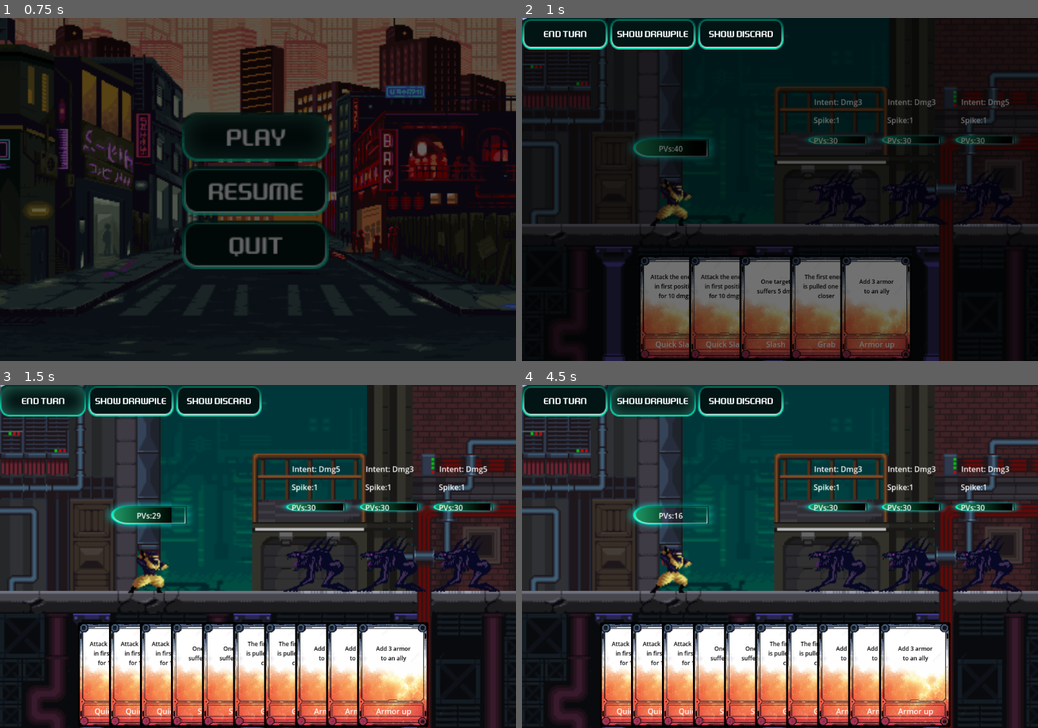
Above: before the commit, frames 1-4 (two rows, left to right).
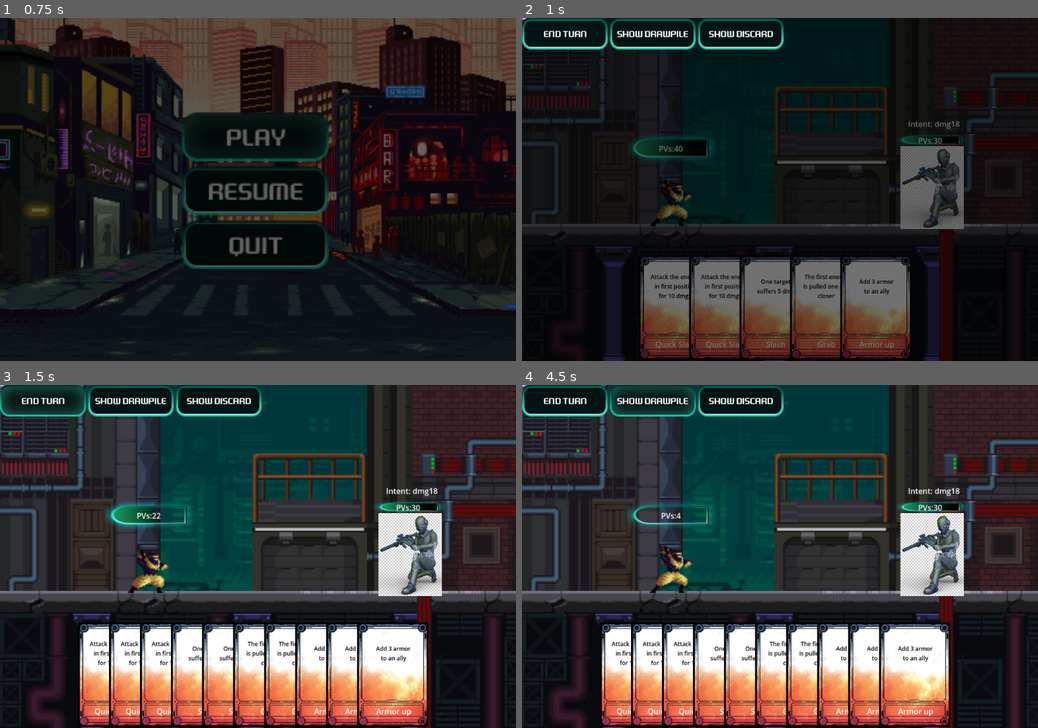
Above: after the commit, the same moments.

Repository: Azhrilla/SlayTheDungeon
Game: Godot game, scene res://UI/main_menu.tscn
Same seed, same stepped clock (60 frames per second), same inputs: the game is played once before the commit and once after it.
Inputs:
- Up to frame 1 (0.75 s): click "Play" at 0.5 s
- Up to frame 2 (1 s): no input
- Up to frame 3 (1.5 s): click "End Turn" at 1.25 s
- Up to frame 4 (4.5 s): click "Show DrawPile" at 2 s; click "Show Discard" at 2.75 s; click "End Turn" at 3.5 s; click "Show DrawPile" at 4.25 s

Frame 1 is identical in both runs. In frame 2, 4.0% of the frame differs, in the area x 55-97%, y 23-62%; in frame 3, 6.3%; in frame 4, 6.5%, in the area x 21-97%, y 23-62%.

Commit message:
Misc 2
fogotten files

Diff:
--- a/Game/play_level.gd
+++ b/Game/play_level.gd
@@ -12,7 +12,7 @@
 		m_enemies.append(newEnemy)
 		$Enemies.add_child(newEnemy)
 		newEnemy.connect("OnDeath", onEnemyDeath)
-		positionEnemy += (1 as Globals.target)
+		positionEnemy = positionEnemy as int + 1
 
 func createCards():
 	for cardName in Globals.m_cards:
--- a/UI/ui_level.tscn
+++ b/UI/ui_level.tscn
@@ -164,9 +164,9 @@
 
 [node name="Enemies" type="Control" parent="."]
 layout_mode = 3
-anchor_left = 0.58
+anchor_left = 0.476
 anchor_top = 0.43
-anchor_right = 0.58
+anchor_right = 0.476
 anchor_bottom = 0.43
 offset_left = -40.0
 offset_top = -20.0
--- a/globals.gd
+++ b/globals.gd
@@ -12,6 +12,7 @@
 var m_cards:Array[String] = ["QuickSlash","QuickSlash","QuickSlash","Slash","Slash","Grab","Grab","Defense","Defense","Defense"]
 
 
-var m_lvl1:Array[String] = ["Flame","Flame","Flame"]
+var m_lvl1:Array[String] = ["Sniper"]
 var m_lvl2:Array[String] = ["Caillou","Caillou","Caillou"]
+var m_lvl3:Array[String] = ["Flame","Flame","Flame"]
 var m_currentLevel = m_lvl1
